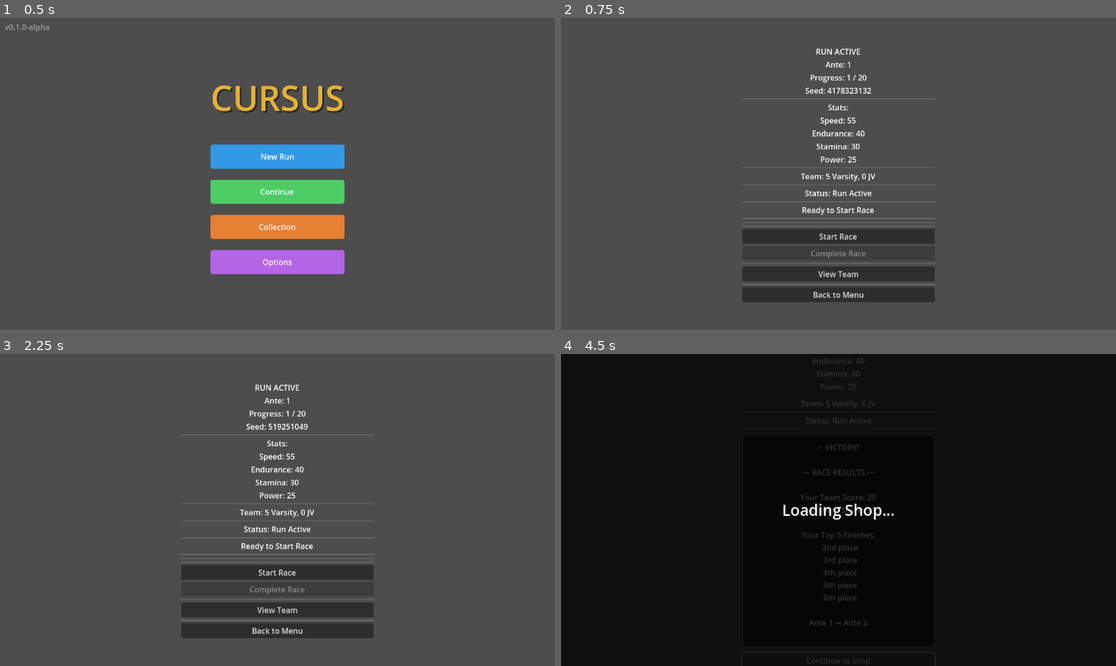
Above: before the commit, frames 1-4 (two rows, left to right).
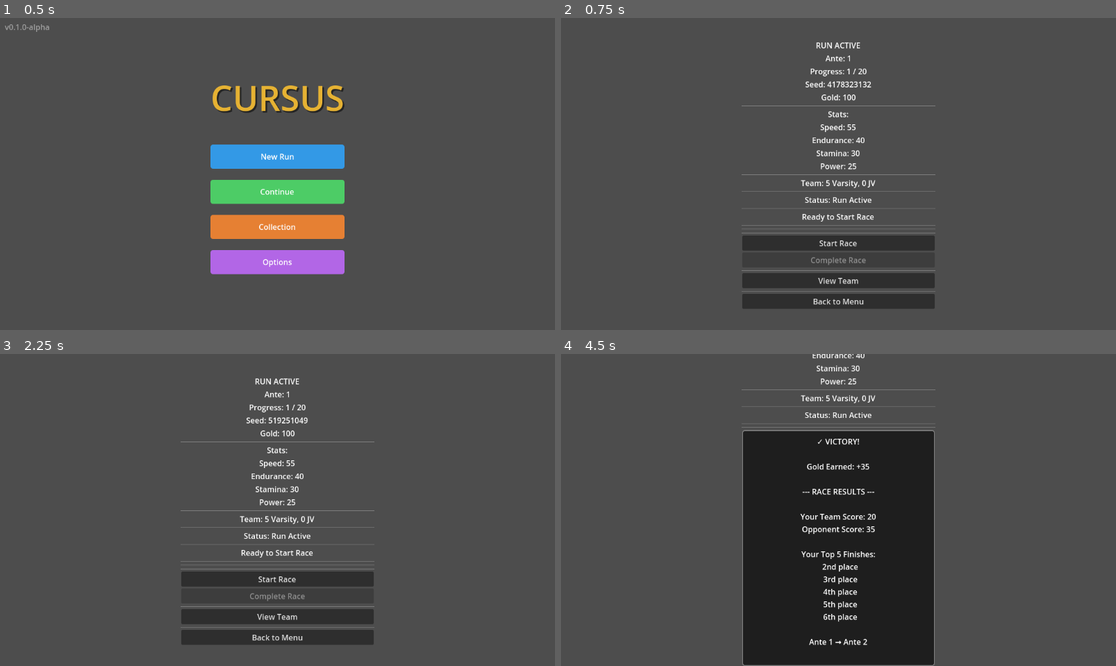
Above: after the commit, the same moments.

Repository: axmariscal/cursus
Game: Godot game, scene res://scenes/core/Main.tscn
Two runs of this game, one before a commit and one after it. Both use one fixed random seed, a clock stepped at 60 frames per second and the inputs below.
Inputs (mouse positions are in pixels of both pictures, inside the frame that each line leads up to):
- Up to frame 1 (0.5 s): no input
- Up to frame 2 (0.75 s): click "New Run" at 0.5 s
- Up to frame 3 (2.25 s): click "Back to Menu" at 1.25 s; click "New Run" at 2 s
- Up to frame 4 (4.5 s): click "Start Race" at 2.75 s; click "Complete Race" at 3.5 s; click (838, 659) at 4.25 s, where only the run before the commit has a clickable "Continue to Shop"

Frame 1 is identical in both runs. In frame 2, 6.8% of the frame differs, in the area x 32-68%, y 7-94%; in frame 3, 6.8%; in frame 4, 76%, in the area x 0-100%, y 0-100%.

Commit message:
Added gold system and shop functionality, added continue button to shop. So far so good. So many ideas, I am so hyped. Universal inventory system, so I can add items to the shop, and the player can see what they have at all times.

Diff:
--- a/scenes/core/ShopScene.tscn
+++ b/scenes/core/ShopScene.tscn
@@ -33,6 +33,12 @@
 [node name="AnteLabel" type="Label" parent="UI/ScrollContainer/VBoxContainer"]
 layout_mode = 2
 text = "Ante: 1"
+horizontal_alignment = 1
+
+[node name="GoldLabel" type="Label" parent="UI/ScrollContainer/VBoxContainer"]
+layout_mode = 2
+theme_override_font_sizes/font_size = 24
+text = "Gold: 100"
 horizontal_alignment = 1
 
 [node name="HSeparator" type="HSeparator" parent="UI/ScrollContainer/VBoxContainer"]
--- a/scenes/run/Run.tscn
+++ b/scenes/run/Run.tscn
@@ -45,6 +45,11 @@
 [node name="SeedLabel" type="Label" parent="UI/VBoxContainer"]
 layout_mode = 2
 text = "Seed: 0"
+horizontal_alignment = 1
+
+[node name="GoldLabel" type="Label" parent="UI/VBoxContainer"]
+layout_mode = 2
+text = "Gold: 100"
 horizontal_alignment = 1
 
 [node name="HSeparator" type="HSeparator" parent="UI/VBoxContainer"]
--- a/scripts/core/GameManager.gd
+++ b/scripts/core/GameManager.gd
@@ -16,6 +16,9 @@
 var seed = 0             # run RNG seed
 var run_active := false
 
+# Currency
+var gold := 100          # Starting gold for new runs
+
 # Base stats
 var base_speed := 10
 var base_endurance := 10
@@ -28,6 +31,7 @@
 	randomize()
 	current_ante = 1
 	run_active = true
+	gold = 100  # Starting gold
 	varsity_team.clear()
 	jv_team.clear()
 	deck.clear()
@@ -37,7 +41,7 @@
 	# Give starting runners (5 basic varsity runners)
 	_give_starting_runners()
 
-	print("New run started with seed: ", seed)
+	print("New run started with seed: ", seed, " Gold: ", gold)
 
 
 func _give_starting_runners():
@@ -60,6 +64,30 @@
 func advance_ante():
 	current_ante += 1
 	print("Advanced to ante ", current_ante)
+
+# ============================================
+# CURRENCY SYSTEM
+# ============================================
+
+func earn_gold(amount: int) -> void:
+	gold += amount
+	print("Earned %d gold. Total: %d" % [amount, gold])
+
+func spend_gold(amount: int) -> bool:
+	if gold >= amount:
+		gold -= amount
+		print("Spent %d gold. Remaining: %d" % [amount, gold])
+		return true
+	print("Not enough gold! Need %d, have %d" % [amount, gold])
+	return false
+
+func get_gold() -> int:
+	return gold
+
+func calculate_race_reward() -> int:
+	# Base reward: 25 gold + (ante * 5)
+	# Early races give less, later races give more
+	return 25 + (current_ante * 5)
 
 
 # Get item effect - returns a dictionary with stat bonuses
--- a/scripts/core/Shop.gd
+++ b/scripts/core/Shop.gd
@@ -4,12 +4,15 @@
 class Item:
 	var name: String
 	var category: String  # "team", "deck", "boosts", "equipment"
-
-	func _init(item_name: String, item_category: String):
+	var price: int        # Gold cost
+
+	func _init(item_name: String, item_category: String, item_price: int = 0):
 		name = item_name
 		category = item_category
+		price = item_price
 
 @onready var ante_label: Label = $UI/ScrollContainer/VBoxContainer/AnteLabel
+@onready var gold_label: Label = $UI/ScrollContainer/VBoxContainer/GoldLabel
 @onready var speed_label: Label = $UI/ScrollContainer/VBoxContainer/SpeedLabel
 @onready var endurance_label: Label = $UI/ScrollContainer/VBoxContainer/EnduranceLabel
 @onready var stamina_label: Label = $UI/ScrollContainer/VBoxContainer/StaminaLabel
@@ -42,6 +45,7 @@
 
 func _update_display() -> void:
 	ante_label.text = "Ante: %d" % GameManager.current_ante
+	gold_label.text = "Gold: %d" % GameManager.get_gold()
 
 	# Update stats
 	speed_label.text = "Speed: %d" % GameManager.get_total_speed()
@@ -55,6 +59,26 @@
 	deck_count_label.text = "Deck: %d" % GameManager.deck.size()
 	boosts_count_label.text = "Boosts: %d" % GameManager.jokers.size()
 	equipment_count_label.text = "Equipment: %d" % GameManager.shop_inventory.size()
+
+func _get_item_price(category: String, base_name: String) -> int:
+	# Base prices by category
+	var base_price = 0
+	match category:
+		"team":
+			base_price = 40  # Runners are expensive
+			# Special runners cost more
+			if base_name in ["Sprint Specialist", "Speed Demon", "Marathon Runner"]:
+				base_price = 50
+		"deck":
+			base_price = 20  # Cards are moderate
+		"boosts":
+			base_price = 50  # Boosts are expensive (powerful)
+		"equipment":
+			base_price = 30  # Equipment is moderate
+
+	# Scale price with ante (later antes = slightly more expensive)
+	var ante_modifier = 1.0 + (GameManager.current_ante * 0.05)  # 5% increase per ante
+	return int(base_price * ante_modifier)
 
 func _generate_available_items() -> void:
 	available_items.clear()
@@ -74,7 +98,8 @@
 			index = randi() % team_items.size()
 		used_team_indices.append(index)
 		var item_name = team_items[index]
-		available_items.append(Item.new("Runner: " + item_name, "team"))
+		var price = _get_item_price("team", item_name)
+		available_items.append(Item.new("Runner: " + item_name, "team", price))
 
 	# Deck items
 	var used_deck_indices = []
@@ -84,13 +109,15 @@
 			index = randi() % deck_items.size()
 		used_deck_indices.append(index)
 		var item_name = deck_items[index]
-		available_items.append(Item.new("Card: " + item_name, "deck"))
+		var price = _get_item_price("deck", item_name)
+		available_items.append(Item.new("Card: " + item_name, "deck", price))
 
 	# Boost items (rarer, appear from ante 3+)
 	if GameManager.current_ante >= 3:
 		var index = randi() % boost_items.size()
 		var item_name = boost_items[index]
-		available_items.append(Item.new("Boost: " + item_name, "boosts"))
+		var price = _get_item_price("boosts", item_name)
+		available_items.append(Item.new("Boost: " + item_name, "boosts", price))
 
 	# Equipment items
 	var used_equipment_indices = []
@@ -100,7 +127,8 @@
 			index = randi() % equipment_items.size()
 		used_equipment_indices.append(index)
 		var item_name = equipment_items[index]
-		available_items.append(Item.new("Equipment: " + item_name, "equipment"))
+		var price = _get_item_price("equipment", item_name)
+		available_items.append(Item.new("Equipment: " + item_name, "equipment", price))
 
 	# Restore global RNG state
 	randomize()
@@ -140,15 +168,24 @@
 		var effect = GameManager.get_item_effect(item.name, item.category)
 		var effect_text = _format_effect_text(effect)
 
-		button.text = item.name + "\n" + effect_text + "\n(Select)"
+		# Check if player can afford
+		var can_afford = GameManager.get_gold() >= item.price
+		var price_text = "%d Gold" % item.price
+		if not can_afford:
+			price_text = "[Not Enough Gold] " + price_text
+
+		button.text = item.name + "\n" + effect_text + "\n" + price_text + "\n(Select)"
 		button.pressed.connect(_on_item_selected.bind(item))
 
+		# Disable button if can't afford
+		button.disabled = not can_afford
+
 		# Style buttons based on category for visual distinction
-		_style_item_button(button, item.category)
+		_style_item_button(button, item.category, can_afford)
 
 		container.add_child(button)
 
-func _style_item_button(button: Button, category: String) -> void:
+func _style_item_button(button: Button, category: String, can_afford: bool = true) -> void:
 	var style_normal = StyleBoxFlat.new()
 	style_normal.corner_radius_top_left = 5
 	style_normal.corner_radius_top_right = 5
@@ -166,6 +203,12 @@
 	style_pressed.corner_radius_top_right = 5
 	style_pressed.corner_radius_bottom_right = 5
 	style_pressed.corner_radius_bottom_left = 5
+
+	var style_disabled = StyleBoxFlat.new()
+	style_disabled.corner_radius_top_left = 5
+	style_disabled.corner_radius_top_right = 5
+	style_disabled.corner_radius_bottom_right = 5
+	style_disabled.corner_radius_bottom_left = 5
 
 	match category:
 		"team":
@@ -173,29 +216,42 @@
 			style_normal.bg_color = Color(0.3, 0.5, 0.8, 0.7)  # Light blue, semi-transparent
 			style_hover.bg_color = Color(0.3, 0.5, 0.8, 0.9)
 			style_pressed.bg_color = Color(0.2, 0.4, 0.7, 0.9)
+			style_disabled.bg_color = Color(0.2, 0.2, 0.3, 0.5)  # Dark gray when can't afford
 			button.add_theme_color_override("font_color", Color(1, 1, 1, 1))
+			if not can_afford:
+				button.add_theme_color_override("font_disabled_color", Color(0.6, 0.6, 0.6, 1))
 		"deck":
 			# Cards: Green background
 			style_normal.bg_color = Color(0.4, 0.7, 0.4, 0.7)  # Light green, semi-transparent
 			style_hover.bg_color = Color(0.4, 0.7, 0.4, 0.9)
 			style_pressed.bg_color = Color(0.3, 0.6, 0.3, 0.9)
+			style_disabled.bg_color = Color(0.2, 0.3, 0.2, 0.5)
 			button.add_theme_color_override("font_color", Color(1, 1, 1, 1))
+			if not can_afford:
+				button.add_theme_color_override("font_disabled_color", Color(0.6, 0.6, 0.6, 1))
 		"boosts":
 			# Boosts: Purple background
 			style_normal.bg_color = Color(0.7, 0.4, 0.8, 0.7)  # Light purple
 			style_hover.bg_color = Color(0.7, 0.4, 0.8, 0.9)
 			style_pressed.bg_color = Color(0.6, 0.3, 0.7, 0.9)
+			style_disabled.bg_color = Color(0.3, 0.2, 0.3, 0.5)
 			button.add_theme_color_override("font_color", Color(1, 1, 1, 1))
+			if not can_afford:
+				button.add_theme_color_override("font_disabled_color", Color(0.6, 0.6, 0.6, 1))
 		"equipment":
 			# Equipment: Orange background
 			style_normal.bg_color = Color(0.9, 0.6, 0.3, 0.7)  # Light orange
 			style_hover.bg_color = Color(0.9, 0.6, 0.3, 0.9)
 			style_pressed.bg_color = Color(0.8, 0.5, 0.2, 0.9)
+			style_disabled.bg_color = Color(0.3, 0.2, 0.1, 0.5)
 			button.add_theme_color_override("font_color", Color(1, 1, 1, 1))
+			if not can_afford:
+				button.add_theme_color_override("font_disabled_color", Color(0.6, 0.6, 0.6, 1))
 
 	button.add_theme_stylebox_override("normal", style_normal)
 	button.add_theme_stylebox_override("hover", style_hover)
 	button.add_theme_stylebox_override("pressed", style_pressed)
+	button.add_theme_stylebox_override("disabled", style_disabled)
 
 
 func _format_effect_text(effect: Dictionary) -> String:
@@ -229,6 +285,16 @@
 		child.queue_free()
 
 func _on_item_selected(item: Item) -> void:
+	# Check if player can afford the item
+	if GameManager.get_gold() < item.price:
+		print("Not enough gold! Need %d, have %d" % [item.price, GameManager.get_gold()])
+		return
+
+	# Spend gold
+	if not GameManager.spend_gold(item.price):
+		print("Failed to purchase item: ", item.name)
+		return
+
 	# Add item to appropriate GameManager array
 	match item.category:
 		"team":
@@ -259,8 +325,9 @@
 			available_items.remove_at(i)
 			break
 
-	# Update display
+	# Update display (this will refresh gold and stats)
 	_update_display()
+	# Redisplay items (this will update button states based on new gold amount)
 	_display_available_items()
 
 func _on_continue_pressed() -> void:
--- a/scripts/run/Run.gd
+++ b/scripts/run/Run.gd
@@ -11,6 +11,7 @@
 @onready var ante_label: Label = $UI/VBoxContainer/AnteLabel
 @onready var progress_label: Label = $UI/VBoxContainer/ProgressLabel
 @onready var seed_label: Label = $UI/VBoxContainer/SeedLabel
+@onready var gold_label: Label = $UI/VBoxContainer/GoldLabel
 @onready var speed_label: Label = $UI/VBoxContainer/SpeedLabel
 @onready var endurance_label: Label = $UI/VBoxContainer/EnduranceLabel
 @onready var stamina_label: Label = $UI/VBoxContainer/StaminaLabel
@@ -54,6 +55,7 @@
 	ante_label.text = "Ante: %d" % GameManager.current_ante
 	progress_label.text = "Progress: %d / %d" % [GameManager.current_ante, GameManager.max_ante]
 	seed_label.text = "Seed: %d" % GameManager.seed
+	gold_label.text = "Gold: %d" % GameManager.get_gold()
 
 	# Update stats
 	speed_label.text = "Speed: %d" % GameManager.get_total_speed()
@@ -160,6 +162,10 @@
 			result_message += "✓ VICTORY!\n\n"
 			# Advance ante on win
 			GameManager.advance_ante()
+			# Award gold for winning
+			var gold_reward = GameManager.calculate_race_reward()
+			GameManager.earn_gold(gold_reward)
+			result_message += "Gold Earned: +%d\n\n" % gold_reward
 		else:
 			result_message += "✗ DEFEAT\n\n"
 			# End run on loss
